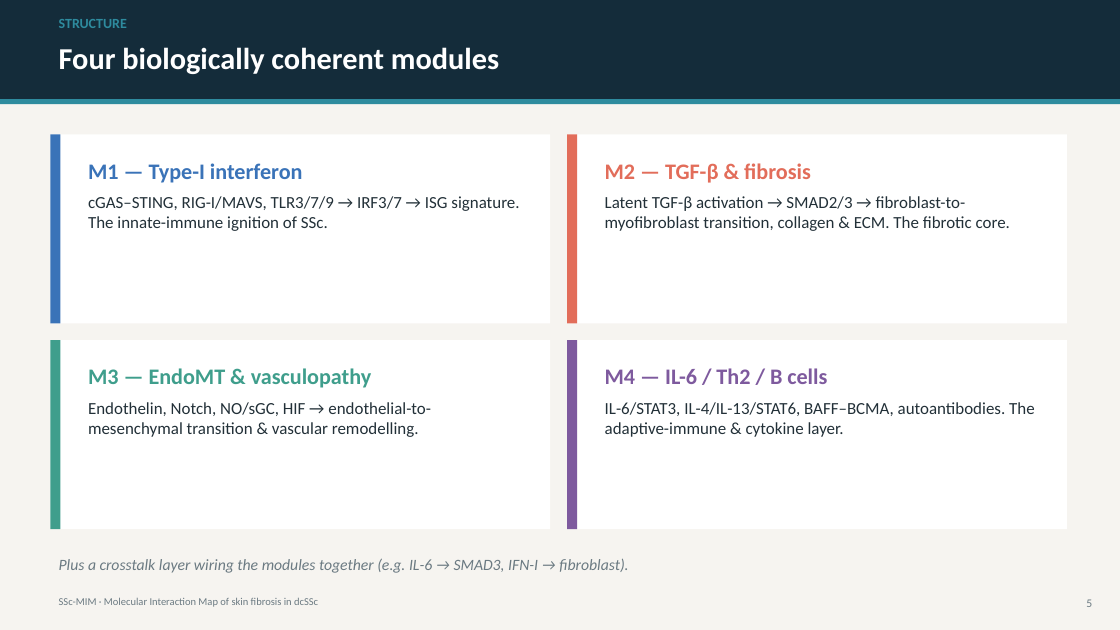
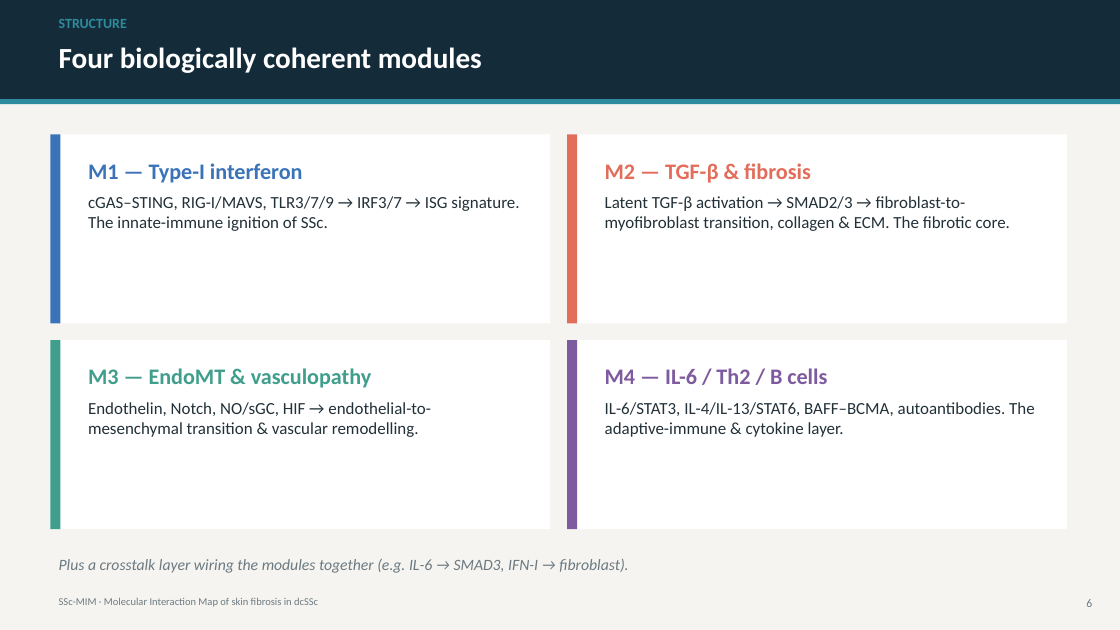
Before and after one commit to Nurtal/IDT_SSc_map, a slide deck: slide 6 of docs/SSc_MIM_presentation.pptx (slide 5 before the commit). Drawn at 1120x630 pixels with LibreOffice and Linux fonts; fonts in the diff are those of the drawing. Boxes give left, top, right and bottom in pixels: in the first picture for what was removed or moved away, otherwise in the second. Text is boxed around its words. In the diff, an @@ line names an element or a change of style, - is before the commit and + after.

```diff
--- a/docs/SSc_MIM_presentation.pptx
+++ b/docs/SSc_MIM_presentation.pptx
@@ text at (x1=59, y1=47, x2=482, y2=73): size 26 to 25 pt in "Four biologically coherent modules" @@
```
Also in this commit, not shown: 11 other slides changed, 4 slides added, 1 slide removed, 3 other files.
